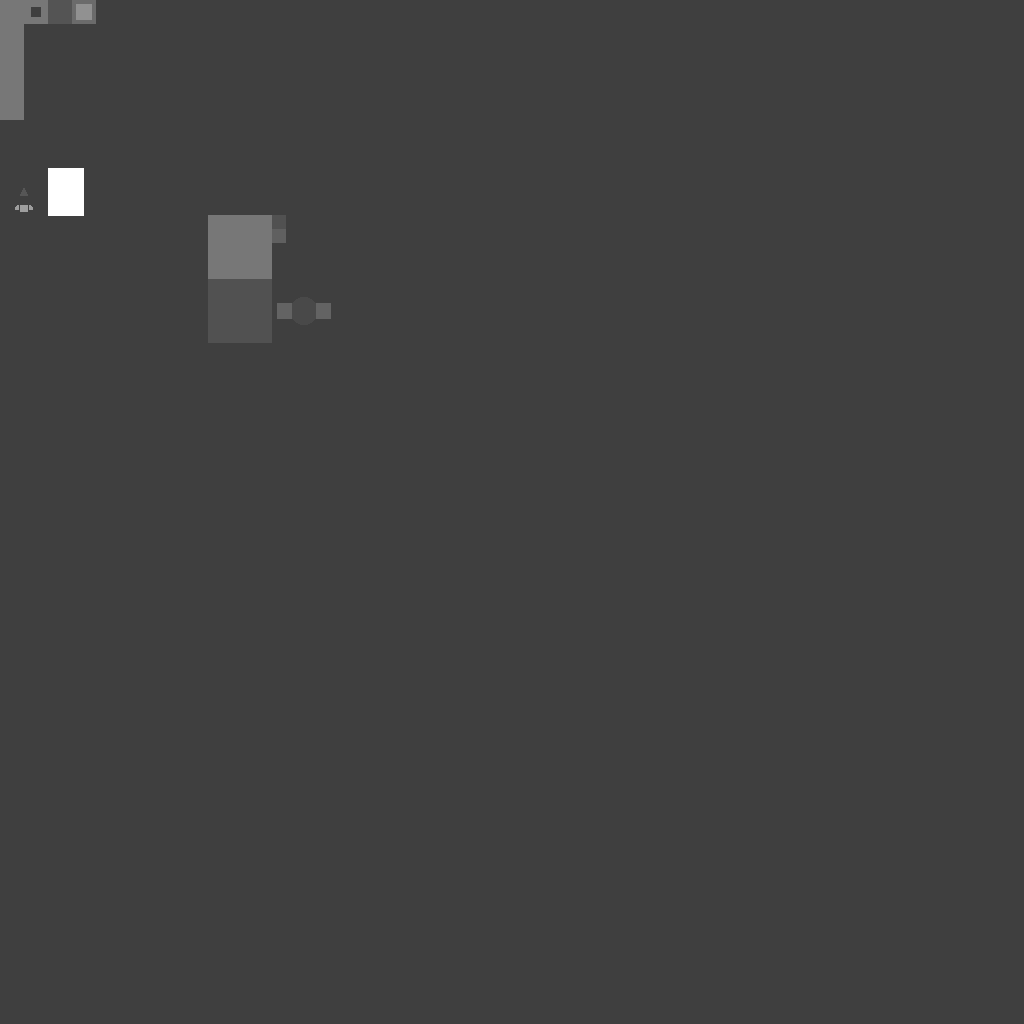
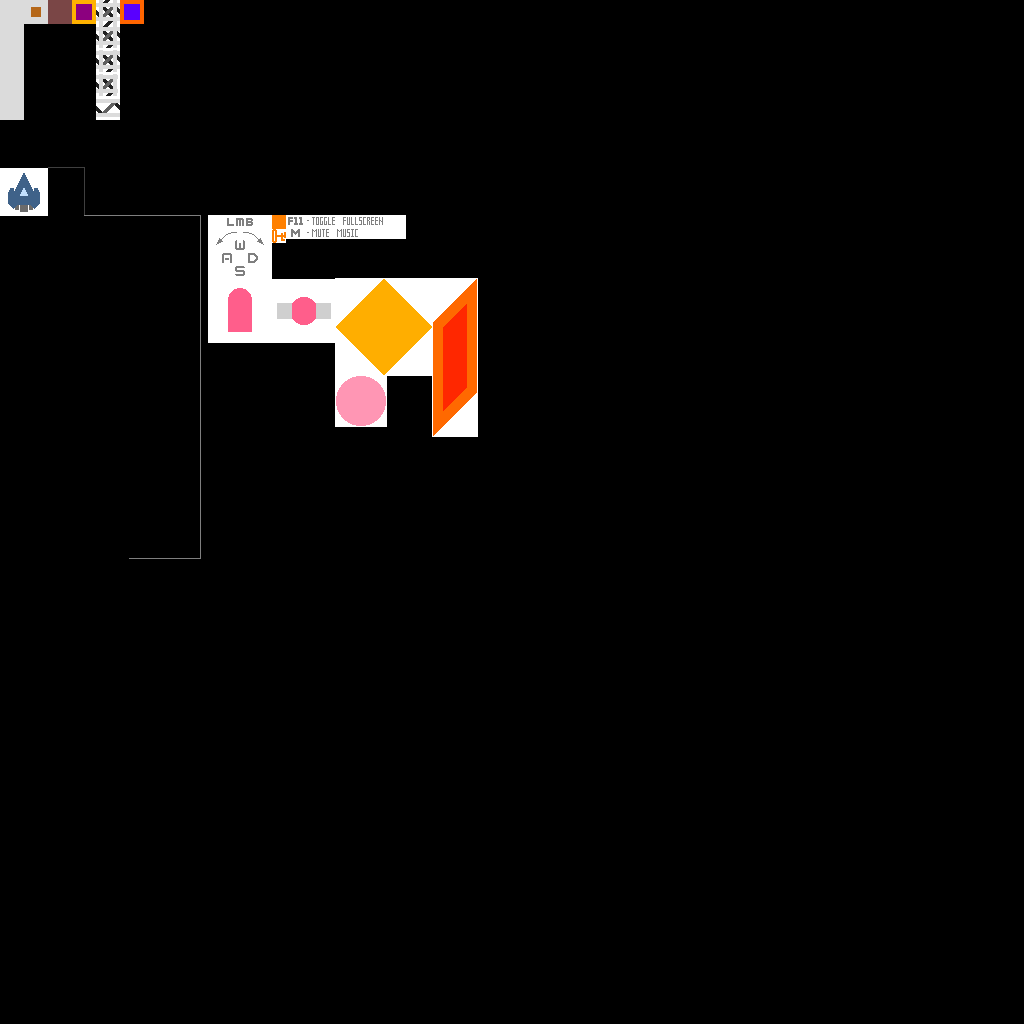
Two versions of the same layered image (1024×1024). Layer-by-layer changes:
hid "Roughness", painted on it over (0, 0, 1024, 1024)
hid "Emission", painted on it over (0, 0, 1024, 1024)
hid "Ambient occlusion", painted on it over (0, 0, 1024, 606)
painted on "Albedo" over (0, 0, 478, 559)
